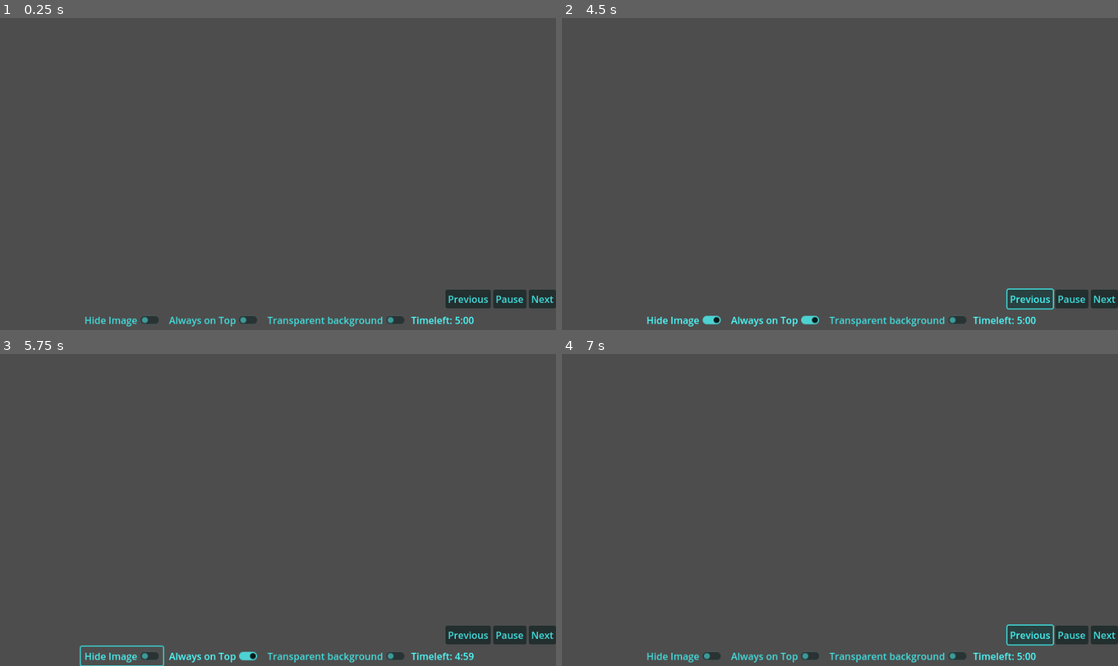
Above: before the commit, frames 1-4 (two rows, left to right).
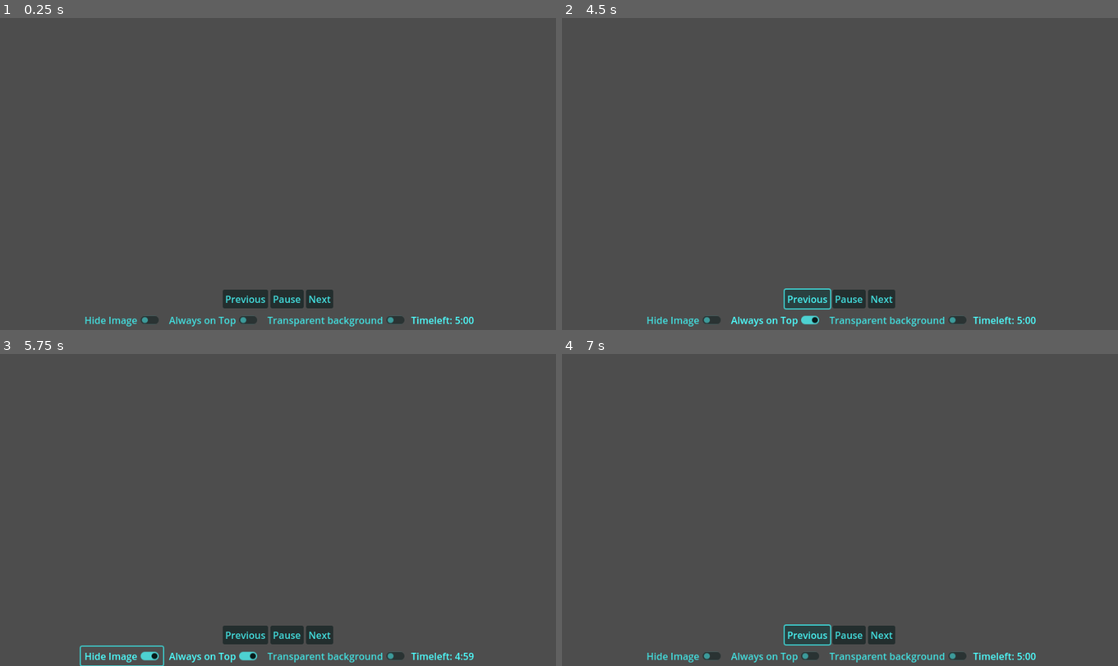
Above: after the commit, the same moments.

Repository: wuemily2/sketch-practice-assistant-godot
Game: Godot game, scene res://Windows/CyclerWindowBase.tscn
The game is run twice, just before and just after one commit, with the same random seed, the same clock (stepped at 60 frames per second) and the same inputs.
Inputs:
- Up to frame 1 (0.25 s): no input
- Up to frame 2 (4.5 s): click "Previous" at 0.5 s; click "Next" at 1.25 s; click "Next" at 2 s; click "Hide Image" at 2.75 s; click "Always on Top" at 3.5 s; click "Previous" at 4.25 s
- Up to frame 3 (5.75 s): click "Hide Image" at 5 s
- Up to frame 4 (7 s): click "Always on Top" at 5.75 s; click "Previous" at 6.5 s

The runs differ from the first frame. In frame 1, 2.3% of the frame differs, in the area x 40-100%, y 87-94%; in frame 2, 2.6%, in the area x 15-100%, y 86-99%; in frame 3, 2.4%; in frame 4, 2.5%.
Error before the commit: Attempt to call function 'set_pressed' in base 'null instance' on a null instance. (res://Windows/CyclerBottomBar.gd:60)

Commit message:
Switch certain UI components to using Flow Containers

Diff:
--- a/Windows/CyclerBottomBar.gd
+++ b/Windows/CyclerBottomBar.gd
@@ -49,7 +49,7 @@
 	emit_signal("next_button_pressed")
 	start_timer(SettingsManager.timer_base_time)
 	# Trigger a toggle signal if pressed is set to new boolean
-	$CyclerMenu/ToggleButtons/VisibilityButton.set_pressed(false)
+	$ToggleButtons/VisibilityButton.set_pressed(false)
 
 
 func _on_go_back_pressed():
@@ -57,7 +57,7 @@
 	emit_signal("previous_button_pressed")
 	start_timer(SettingsManager.timer_base_time)
 	# Trigger a toggle signal if pressed is set to new boolean
-	$CyclerMenu/ToggleButtons/VisibilityButton.set_pressed(false)
+	$ToggleButtons/VisibilityButton.set_pressed(false)
 
 func _on_timer_timeout():
 	emit_signal("timeout")
--- a/Windows/CyclerBottomBar.tscn
+++ b/Windows/CyclerBottomBar.tscn
@@ -15,11 +15,11 @@
 theme = SubResource("Theme_2sofw")
 script = ExtResource("1_rt1cs")
 
-[node name="CyclerMenu" type="HBoxContainer" parent="."]
+[node name="CyclerMenu" type="HFlowContainer" parent="."]
 layout_mode = 2
 size_flags_horizontal = 3
 size_flags_vertical = 3
-alignment = 2
+alignment = 1
 
 [node name="GoBack" type="Button" parent="CyclerMenu"]
 layout_mode = 2
@@ -33,7 +33,7 @@
 layout_mode = 2
 text = "Next"
 
-[node name="ToggleButtons" type="HBoxContainer" parent="."]
+[node name="ToggleButtons" type="HFlowContainer" parent="."]
 layout_mode = 2
 size_flags_horizontal = 3
 size_flags_vertical = 3
--- a/project.godot
+++ b/project.godot
@@ -13,6 +13,7 @@
 config/name="Sketch-practice-assistant-godot"
 run/main_scene="res://Windows/CyclerWindowBase.tscn"
 config/features=PackedStringArray("4.2", "GL Compatibility")
+boot_splash/bg_color=Color(0.392157, 0.392157, 0.392157, 1)
 config/icon="res://icon.svg"
 
 [autoload]
